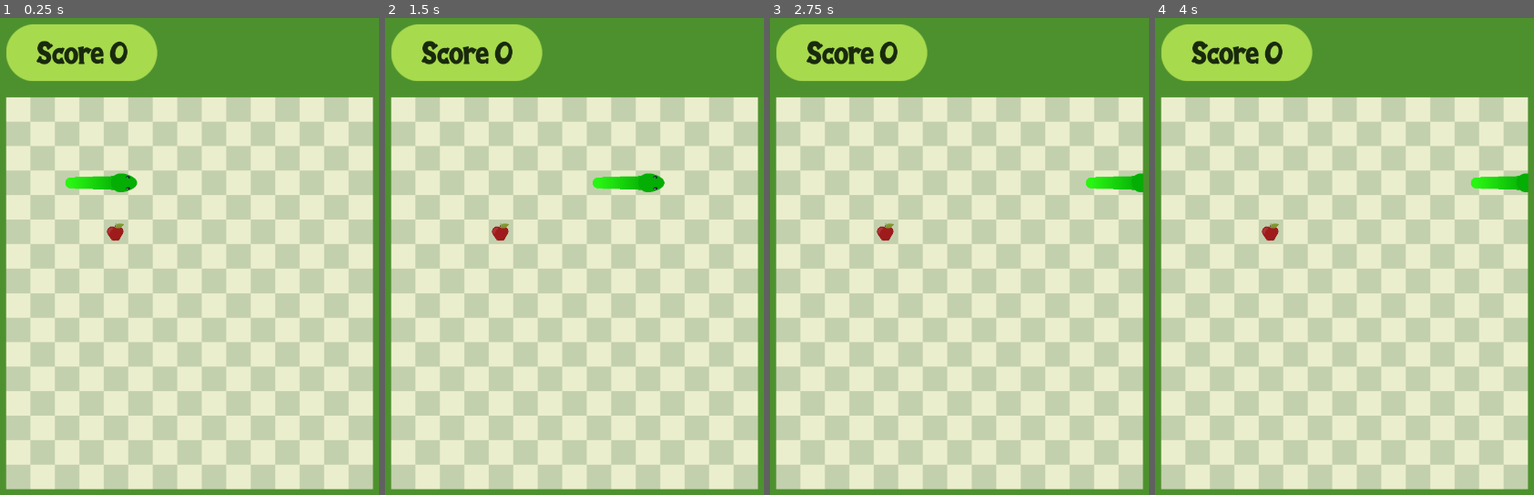
Above: before the commit, frames 1-4 (left to right).
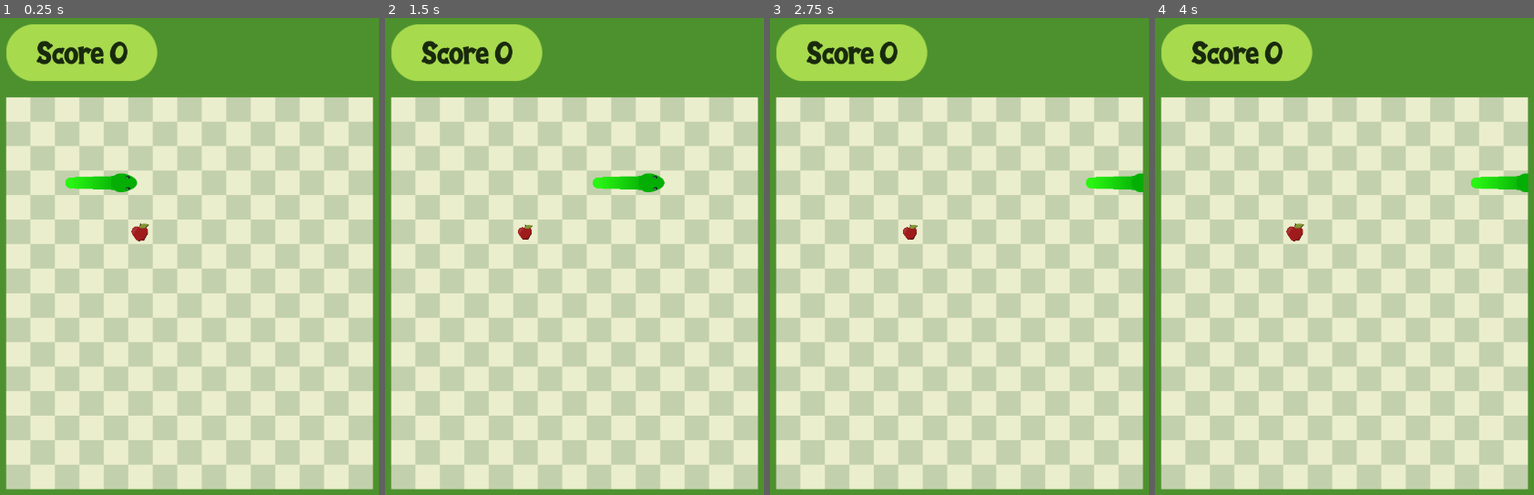
Above: after the commit, the same moments.

Repository: allanbts17/snakeMobile
Game: Godot game, scene res://game.tscn
Same seed, same stepped clock (60 frames per second), same inputs: the game is played once before the commit and once after it.
Inputs (mouse positions are in pixels of both pictures, inside the frame that each line leads up to):
- Up to frame 1 (0.25 s): no input
- Up to frame 2 (1.5 s): move the mouse to (665, 337) at 0.52 s; click (665, 337) at 0.67 s; drag from (491, 413) to (502, 232) at 1.27 s
- Up to frame 3 (2.75 s): move the mouse to (1001, 213) at 2.02 s; click (1001, 213) at 2.17 s
- Up to frame 4 (4 s): tap Enter at 2.75 s; drag from (outside the picture) to (1499, 184) at 2.77 s; tap Space at 3.5 s; move the mouse to (1465, 485) at 3.52 s; click (1465, 485) at 3.67 s

The runs differ from the first frame. In frame 1, 0.3% of the frame differs, in the area x 28-40%, y 43-47%; in frame 2, 0.2%; in frame 3, 0.2%; in frame 4, 0.3%.

Commit message:
Scarce food, drop shadows and scaling shaders

Diff:
--- /dev/null
+++ b/animated_scale.shader
@@ -0,0 +1,10 @@
+shader_type canvas_item;
+
+uniform float time_factor = 1.5;
+uniform float amplitud = 0.8;
+
+void vertex(){
+	float scale = amplitud * 0.5 + 0.5;
+	VERTEX.x *= cos(TIME * time_factor) * (1.0 - scale) + scale;
+	VERTEX.y *= cos(TIME * time_factor) * (1.0 - scale) + scale;
+}
--- a/apple.gd
+++ b/apple.gd
@@ -2,8 +2,9 @@
 
 var total_solaped_spaces = []
 var total_spaces = []
-onready var head = get_parent().get_node("head")
+onready var head = get_tree().root.get_node("main").get_node("game_board").get_node("head")
 onready var score = get_tree().root.get_node("main").get_node("upper_interface/score")
+onready var scarce = get_parent().get_node("scarce")
 # Declare member variables here. Examples:
 # var a = 2
 # var b = "text"
@@ -21,16 +22,19 @@
 
 
 func _on_apple_area_entered(area):
-	Global.body_invincibility = false
-	score.add_score(Global.apple_score)
-	total_solaped_spaces.clear()
-	total_spaces.clear()
-	#total_solaped_spaces = [] + Global.solaped_board_squares
-	fill_total_solaped_spaces()
-	add_head_pos()
-	add_food_pos()
-	filter_total_spaces()
-	reposition()
+	if area.get_name() == 'head':
+		print(str('apple colisiona con ',area.get_name()))
+		Global.body_invincibility = false
+		score.add_score(Global.apple_score)
+		total_solaped_spaces.clear()
+		total_spaces.clear()
+		#total_solaped_spaces = [] + Global.solaped_board_squares
+		fill_total_solaped_spaces()
+		add_head_pos()
+		add_scarce_pos()
+		add_food_pos()
+		filter_total_spaces()
+		reposition()
 
 func reposition():
 	total_spaces.shuffle()
@@ -47,6 +51,11 @@
 	var head_ind = total_solaped_spaces.find(head.position)
 	if head_ind == -1:
 		total_solaped_spaces.append(head.position)
+
+func add_scarce_pos():
+	var scarce_ind = total_solaped_spaces.find(scarce.position)
+	if scarce_ind == -1:
+		total_solaped_spaces.append(scarce.position)
 
 func add_food_pos():
 	var food_ind = total_solaped_spaces.find(position)
--- a/game.tscn
+++ b/game.tscn
@@ -11,9 +11,46 @@
 [ext_resource path="res://assets/background/border.png" type="Texture" id=9]
 [ext_resource path="res://assets/background/score_place.png" type="Texture" id=10]
 [ext_resource path="res://score.gd" type="Script" id=11]
+[ext_resource path="res://assets/food/scarce1.png" type="Texture" id=12]
+[ext_resource path="res://assets/food/scarce2.png" type="Texture" id=13]
+[ext_resource path="res://assets/food/scarce3.png" type="Texture" id=14]
+[ext_resource path="res://assets/food/scarce4.png" type="Texture" id=15]
+[ext_resource path="res://scarce.gd" type="Script" id=16]
+[ext_resource path="res://animated_scale.shader" type="Shader" id=17]
+
+[sub_resource type="ShaderMaterial" id=12]
+shader = ExtResource( 17 )
+shader_param/time_factor = 1.5
+shader_param/amplitud = 0.8
+
+[sub_resource type="ShaderMaterial" id=11]
+shader = ExtResource( 17 )
+shader_param/time_factor = 1.5
+shader_param/amplitud = 0.8
 
 [sub_resource type="CircleShape2D" id=1]
 radius = 110.045
+
+[sub_resource type="ShaderMaterial" id=13]
+shader = ExtResource( 17 )
+shader_param/time_factor = 1.5
+shader_param/amplitud = 0.8
+
+[sub_resource type="SpriteFrames" id=8]
+animations = [ {
+"frames": [ ExtResource( 12 ), ExtResource( 13 ), ExtResource( 14 ), ExtResource( 15 ) ],
+"loop": true,
+"name": "fruits",
+"speed": 5.0
+} ]
+
+[sub_resource type="ShaderMaterial" id=14]
+shader = ExtResource( 17 )
+shader_param/time_factor = 1.5
+shader_param/amplitud = 0.8
+
+[sub_resource type="CircleShape2D" id=9]
+radius = 130.0
 
 [sub_resource type="Curve" id=2]
 _data = [ Vector2( 0, 1 ), 0.0, 0.156816, 0, 0, Vector2( 1, 0.782209 ), -0.00223913, 0.0, 0, 0 ]
@@ -60,19 +97,59 @@
 centered = false
 offset = Vector2( -223.678, -695.215 )
 
-[node name="apple" type="Area2D" parent="game_board"]
-position = Vector2( 193.5, 236.5 )
+[node name="food" type="Node2D" parent="game_board"]
+
+[node name="apple" type="Area2D" parent="game_board/food"]
+position = Vector2( 236.5, 236.5 )
 scale = Vector2( 0.15, 0.15 )
 script = ExtResource( 7 )
 __meta__ = {
 "_edit_group_": true
 }
 
-[node name="Sprite" type="Sprite" parent="game_board/apple"]
-texture = ExtResource( 5 )
-
-[node name="CollisionShape2D" type="CollisionShape2D" parent="game_board/apple"]
+[node name="Sprite2" type="Sprite" parent="game_board/food/apple"]
+self_modulate = Color( 0.313726, 0.313726, 0.313726, 1 )
+material = SubResource( 12 )
+position = Vector2( 5, 5 )
+texture = ExtResource( 5 )
+
+[node name="Sprite" type="Sprite" parent="game_board/food/apple"]
+material = SubResource( 11 )
+texture = ExtResource( 5 )
+
+[node name="CollisionShape2D" type="CollisionShape2D" parent="game_board/food/apple"]
+visible = false
 shape = SubResource( 1 )
+
+[node name="scarce" type="Area2D" parent="game_board/food"]
+position = Vector2( 279.5, 279.5 )
+scale = Vector2( 0.15, 0.15 )
+script = ExtResource( 16 )
+__meta__ = {
+"_edit_group_": true
+}
+
+[node name="Sprite2" type="AnimatedSprite" parent="game_board/food/scarce"]
+self_modulate = Color( 0.313726, 0.313726, 0.313726, 1 )
+material = SubResource( 13 )
+position = Vector2( 5, 5 )
+scale = Vector2( 2.5, 2.5 )
+frames = SubResource( 8 )
+animation = "fruits"
+
+[node name="Sprite" type="AnimatedSprite" parent="game_board/food/scarce"]
+material = SubResource( 14 )
+scale = Vector2( 2.5, 2.5 )
+frames = SubResource( 8 )
+animation = "fruits"
+
+[node name="CollisionShape2D" type="CollisionShape2D" parent="game_board/food/scarce"]
+shape = SubResource( 9 )
+
+[node name="show_timer" type="Timer" parent="game_board/food/scarce"]
+
+[node name="hide_timer" type="Timer" parent="game_board/food/scarce"]
+wait_time = 5.0
 
 [node name="snakeBodyArea" type="Area2D" parent="game_board"]
 script = ExtResource( 8 )
@@ -176,13 +253,16 @@
 margin_top = 36.7755
 margin_right = 246.0
 margin_bottom = 114.775
-custom_fonts/font = SubResource( 9 )
+custom_fonts/font = SubResource( 7 )
 custom_colors/font_color = Color( 0.101961, 0.168627, 0.054902, 1 )
 text = "Score 150"
 align = 1
 valign = 1
 
-[connection signal="area_entered" from="game_board/apple" to="game_board/apple" method="_on_apple_area_entered"]
-[connection signal="area_entered" from="game_board/apple" to="." method="_on_apple_area_entered"]
+[connection signal="area_entered" from="game_board/food/apple" to="game_board/food/apple" method="_on_apple_area_entered"]
+[connection signal="area_entered" from="game_board/food/apple" to="." method="_on_apple_area_entered"]
+[connection signal="area_entered" from="game_board/food/scarce" to="game_board/food/scarce" method="_on_scarce_area_entered"]
+[connection signal="timeout" from="game_board/food/scarce/show_timer" to="game_board/food/scarce" method="_on_show_timer_timeout"]
+[connection signal="timeout" from="game_board/food/scarce/hide_timer" to="game_board/food/scarce" method="_on_hide_timer_timeout"]
 [connection signal="area_entered" from="game_board/snakeBodyArea" to="." method="_on_snakeBodyArea_area_entered"]
 [connection signal="area_entered" from="game_board/border" to="." method="_on_border_area_entered"]
--- a/global.gd
+++ b/global.gd
@@ -258,6 +258,8 @@
 var invincibility = false
 var body_invincibility = true
 var apple_score = 1
+var scarce_max_score = 10
+var scarce_hide_time = 5
 # Called when the node enters the scene tree for the first time.
 func _ready():
 	pass # Replace with function body.
--- a/main.gd
+++ b/main.gd
@@ -3,7 +3,7 @@
 
 onready var snake_body = get_node("game_board/snakeBodyArea/snakeBody")
 onready var snake_head = get_node("game_board/head")
-onready var apple = get_node("game_board/apple")
+onready var apple = get_node("game_board/food/apple")
 onready var test1 = get_node("game_board/test1")
 onready var test2 = get_node("game_board/test2")
 var snake_size
@@ -242,7 +242,7 @@
 
 func _on_snakeBodyArea_area_entered(area):
 	if area.get_name() == 'head':
-		print('colisión con body')
+		print('body colisiona con head')
 		if !Global.body_invincibility and !Global.invincibility:
 			Global.run = false
 
@@ -250,6 +250,6 @@
 
 func _on_border_area_entered(area):
 	if area.get_name() == 'head':
-		print('colisión con border')
+		print('border')
 		if !Global.invincibility:
 			Global.run = false
--- /dev/null
+++ b/scarce.gd
@@ -0,0 +1,126 @@
+extends Area2D
+
+var total_solaped_spaces = []
+var total_spaces = []
+onready var head = get_tree().root.get_node("main").get_node("game_board").get_node("head")
+onready var score = get_tree().root.get_node("main").get_node("upper_interface/score")
+onready var apple = get_parent().get_node("apple")
+onready var fruits = get_node("Sprite")
+onready var fruits_shadow = get_node("Sprite2")
+onready var scarce_timer = get_node("show_timer")
+onready var hide_timer = get_node("hide_timer")
+var wait_time_array = [10,30] #10,30
+var wait_time
+var fruit_frames = [0,1,2,3]
+var fruit_frames_ind = 0
+
+# Declare member variables here. Examples:
+# var a = 2
+# var b = "text"
+
+
+# Called when the node enters the scene tree for the first time.
+func _ready():
+	randomize()
+	position = Vector2(-500,-500)
+	reset_timer()
+	fruit_frames.shuffle()
+	set_fruit_frame()
+
+
+# Called every frame. 'delta' is the elapsed time since the previous frame.
+#func _process(delta):
+#	pass
+func set_fruit_frame():
+	fruits.frame = fruit_frames[fruit_frames_ind]
+	fruits_shadow.frame = fruit_frames[fruit_frames_ind]
+	if fruit_frames_ind == 3:
+		fruit_frames.shuffle()
+	frame_ind_increment()
+
+func frame_ind_increment():
+	if fruit_frames_ind < 3:
+		fruit_frames_ind += 1
+	else:
+		fruit_frames_ind = 0
+
+func reset_timer():
+	position = Vector2(-500,-500)
+	wait_time = round(rand_range(wait_time_array[0],wait_time_array[1]))
+	scarce_timer.wait_time = wait_time
+	scarce_timer.start()
+	print('scarce wait time: ',wait_time)
+
+func _on_hide_timer_timeout():
+	reset_timer()
+	set_fruit_frame()
+
+func _on_show_timer_timeout():
+	hide_timer.start(Global.scarce_hide_time)
+	#score.add_score(Global.apple_score)
+	total_solaped_spaces.clear()
+	total_spaces.clear()
+	#total_solaped_spaces = [] + Global.solaped_board_squares
+	fill_total_solaped_spaces()
+	add_head_pos()
+	add_food_pos()
+	add_scarce_pos()
+	filter_total_spaces()
+	reposition()
+
+func _on_scarce_area_entered(area):
+	if area.get_name() == 'head':
+		print(str('scarce colisiona con ',area.get_name()))
+		hide_timer.stop()
+		set_score()
+		reset_timer()
+		set_fruit_frame()
+
+func set_score():
+	var time_passed = Global.scarce_hide_time - hide_timer.time_left
+	var score_num = time_passed * Global.scarce_max_score / Global.scarce_hide_time
+	score_num = clamp(round(score_num),1,Global.scarce_max_score)
+	score.add_score(score_num)
+
+func reposition():
+	total_spaces.shuffle()
+	position = total_spaces[0]
+	#Global.score += 1
+	#if Global.score >= 5:
+	#ssss	Global.run = false
+
+func fill_total_solaped_spaces():
+	for ind in Global.solaped_board_squares:
+		total_solaped_spaces.append(Global.board_pos[ind])
+
+func add_head_pos():
+	var head_ind = total_solaped_spaces.find(head.position)
+	if head_ind == -1:
+		total_solaped_spaces.append(head.position)
+
+func add_food_pos():
+	var apple_ind = total_solaped_spaces.find(apple.position)
+	if apple_ind == -1:
+		total_solaped_spaces.append(apple.position)
+
+func add_scarce_pos():
+	var scarce_ind = total_solaped_spaces.find(position)
+	if scarce_ind == -1:
+		total_solaped_spaces.append(position)
+
+func filter_total_spaces():
+	dict_to_array()
+
+	for _pos in total_solaped_spaces:
+		total_spaces.erase(_pos)
+	#test()
+
+func dict_to_array():
+	for key in Global.board_pos:
+		total_spaces.append(Global.board_pos[key])
+
+func test():
+	print('Finding spaces test')
+	for x in total_solaped_spaces:
+		print(total_spaces.find(x))
+	#print(total_spaces)
Binary file added: assets/food/mouse.png
Not shown, added: assets/food/mouse.png.import
Binary file added: assets/food/scarce1.png
Not shown, added: assets/food/scarce1.png.import
Binary file added: assets/food/scarce2.png
Not shown, added: assets/food/scarce2.png.import
Binary file added: assets/food/scarce3.png
Not shown, added: assets/food/scarce3.png.import
Binary file added: assets/food/scarce4.png
Not shown, added: assets/food/scarce4.png.import
Binary file added: assets/power_ups/attract.png
Not shown, added: assets/power_ups/attract.png.import
(and 11 more such lines)
